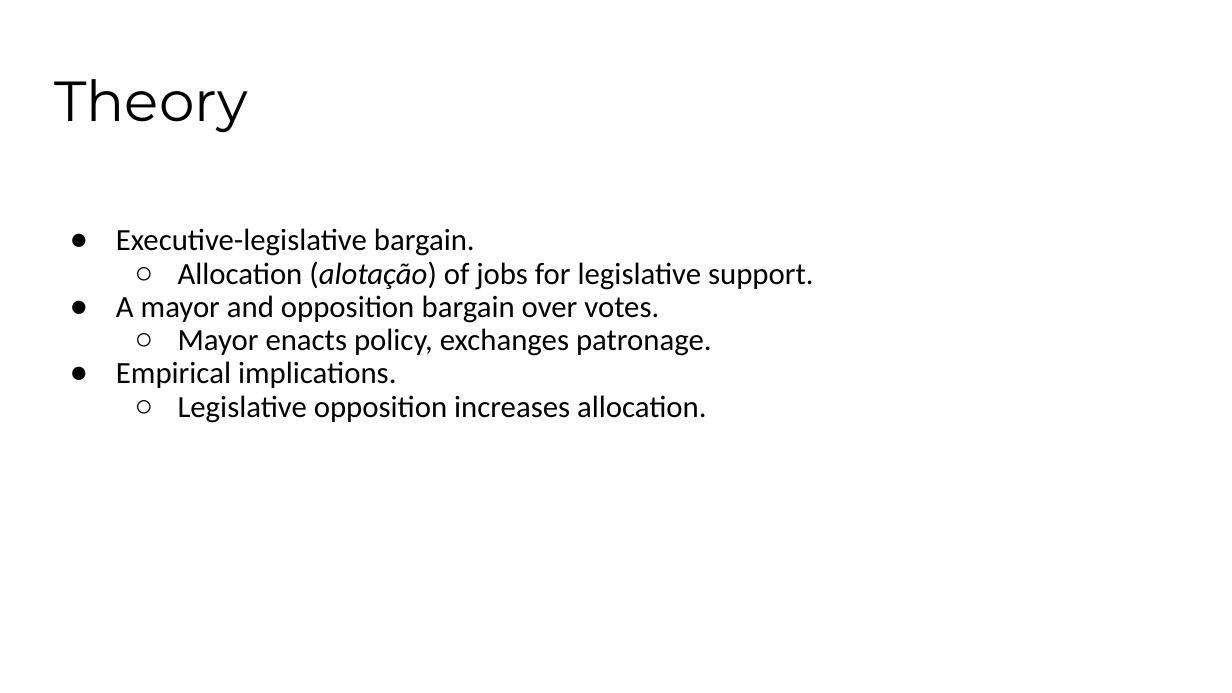
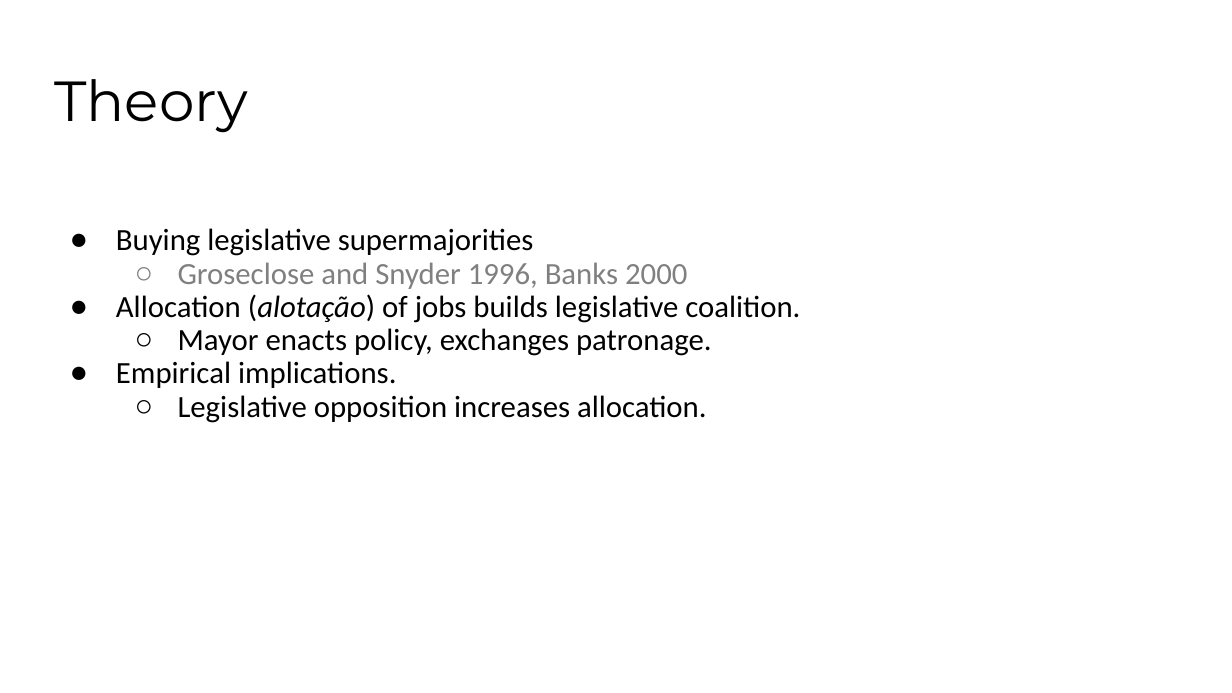
Before and after one commit to galileukim/patronage-education, a slide deck: slide 11 of presentation/2020_presentation_patronage_brazil_lab.pptx. Drawn at 1232x693 pixels with LibreOffice and Linux fonts; fonts in the diff are those of the drawing. Boxes give left, top, right and bottom in pixels: in the first picture for what was removed or moved away, otherwise in the second. Text is boxed around its words. In the diff, an @@ line names an element or a change of style, - is before the commit and + after.

```diff
--- a/presentation/2020_presentation_patronage_brazil_lab.pptx
+++ b/presentation/2020_presentation_patronage_brazil_lab.pptx
@@ text at <box>116,228,800,323</box>: text changed @@
-● Executive-legislative bargain.
-  ○ Allocation (alotação) of jobs for legislative support.
-● A mayor and opposition bargain over votes.
+● Buying legislative supermajorities
+  ○ Groseclose and Snyder 1996, Banks 2000
+● Allocation (alotação) of jobs builds legislative coalition.
```
Also in this commit, not shown: 7 other slides changed, 4 slides added, 2 slides removed, 2 other files.
